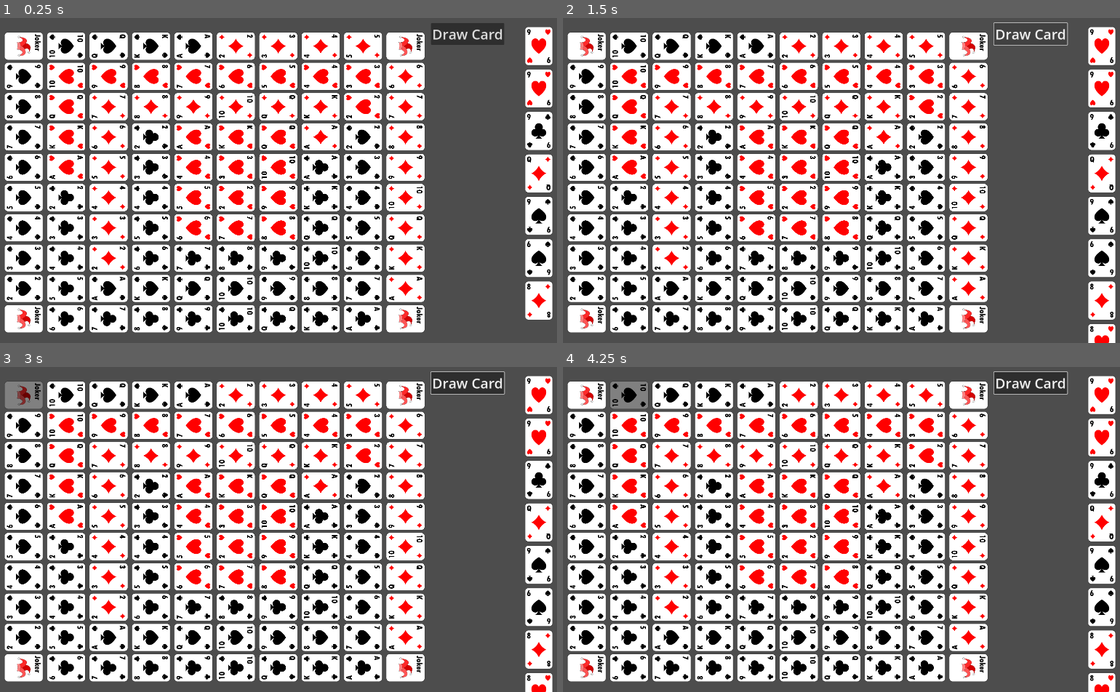
Above: before the commit, frames 1-4 (two rows, left to right).
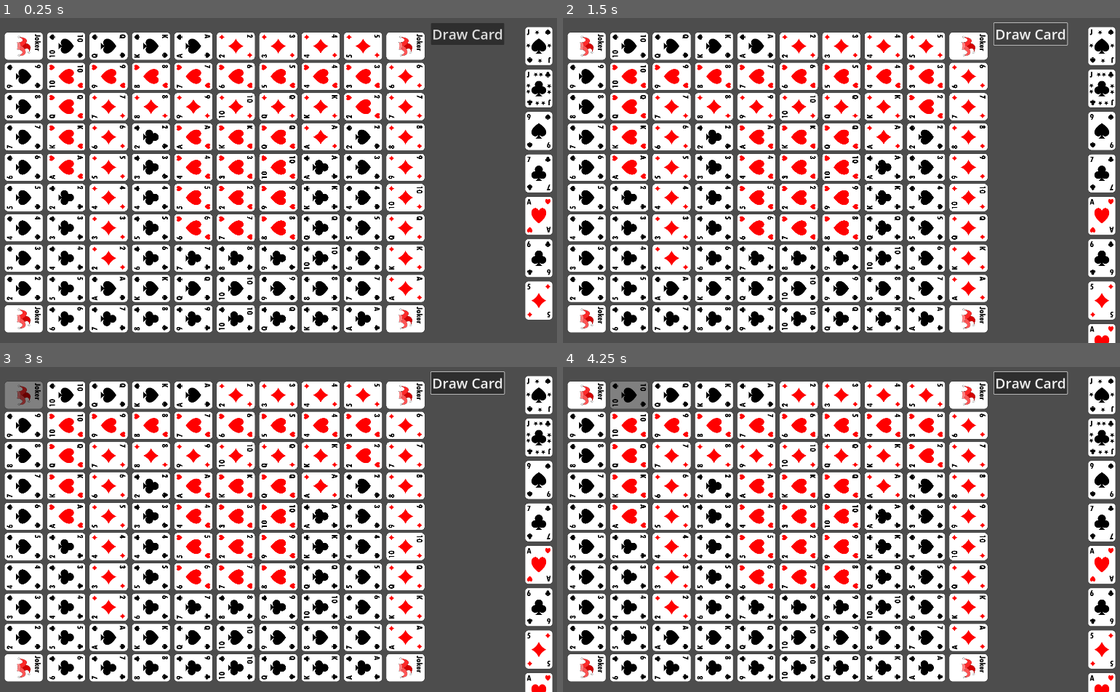
Above: after the commit, the same moments.

Repository: Aaron-Signer/sequence-board-game
Game: Godot game, scene res://scenes/game/game.tscn
Same seed, same stepped clock (60 frames per second), same inputs: the game is played once before the commit and once after it.
Inputs (mouse positions are in pixels of both pictures, inside the frame that each line leads up to):
- Up to frame 1 (0.25 s): no input
- Up to frame 2 (1.5 s): click "Draw Card" at 0.5 s; click "Draw Card" at 1.25 s
- Up to frame 3 (3 s): click "Draw Card" at 2 s; tap Enter at 2.75 s; move the mouse to (22, 396) at 2.77 s; press the mouse at (22, 396) at 2.78 s
- Up to frame 4 (4.25 s): tap Space at 3.5 s; move the mouse to (629, 396) at 3.52 s; release the mouse at (629, 396) at 3.53 s; click (629, 396) at 3.6 s

The runs differ from the first frame. In frame 1, 0.7% of the frame differs, in the area x 94-100%, y 3-93%; in frame 2, 0.8%, in the area x 94-100%, y 3-97%; in frame 3, 0.8%; in frame 4, 0.8%.

Commit message:
now place transparent coins as placeholders when selecting a card to play

Diff:
--- a/scenes/game/card/card.gd
+++ b/scenes/game/card/card.gd
@@ -3,7 +3,8 @@
 @onready var card: Sprite2D = $CardSprite
 @export var coin: PackedScene
 
-var loaded_coin:Node2D
+var loaded_coin: Coin
+var placeholder_coin: Coin
 
 var card_val_glob
 var is_board_card:bool = false
@@ -74,6 +75,8 @@
 			add_child(loaded_coin)
 			loaded_coin.position = Vector2(0,0)
 			GameState.card_played.emit(null)
+			if placeholder_coin != null:
+				placeholder_coin.queue_free()
 		elif !is_board_card:
 			GameState.card_played.emit(self)
 			queue_free()
@@ -82,18 +85,28 @@
 	if card2 != null:
 		played_card = card2.card_val_glob
 		if card2.card_val_glob.contains("2E") && loaded_coin == null:
-			card.modulate = Color(0, 0, 1, 1)
+			placeholder_coin = coin.instantiate()
+			add_child(placeholder_coin)
+			placeholder_coin.make_transparent()
+			#card.modulate = Color(0, 0, 1, 1)
 		else:
 			if card_val_glob == card2.card_val_glob && is_board_card:
 				if loaded_coin == null:
-					card.modulate = Color(0, 0, 1, 1)
+					placeholder_coin = coin.instantiate()
+					add_child(placeholder_coin)
+					placeholder_coin.make_transparent()
+					#card.modulate = Color(0, 0, 1, 1)
 				else:
 					card.modulate = Color(1, 0, 0, 1)
 			else:
-				card.modulate = Color(1, 1, 1, 1)
+				if placeholder_coin != null:
+					placeholder_coin.queue_free()
+				#card.modulate = Color(1, 1, 1, 1)
 	else:
 		played_card = ""
-		card.modulate = Color(1, 1, 1, 1)
+		if placeholder_coin != null:
+			placeholder_coin.queue_free()
+		#card.modulate = Color(1, 1, 1, 1)
 
 
 
--- /dev/null
+++ b/scenes/game/coin/coin.gd
@@ -0,0 +1,15 @@
+extends Node2D
+class_name Coin
+@onready var coinSprite: Sprite2D = $GoldCoin
+
+# Called when the node enters the scene tree for the first time.
+func _ready():
+	pass # Replace with function body.
+
+
+# Called every frame. 'delta' is the elapsed time since the previous frame.
+func _process(delta):
+	pass
+
+func make_transparent():
+	modulate = Color(.102, .839, .796, .6)
--- a/scenes/game/coin/coin.tscn
+++ b/scenes/game/coin/coin.tscn
@@ -1,9 +1,11 @@
-[gd_scene load_steps=2 format=3 uid="uid://bhagob7t8fdt2"]
+[gd_scene load_steps=3 format=3 uid="uid://bhagob7t8fdt2"]
 
 [ext_resource type="Texture2D" uid="uid://dnlwnr8m36br0" path="res://assets/coins/Gold Coin 256 x 256.png" id="1_eeugp"]
+[ext_resource type="Script" path="res://scenes/game/coin/coin.gd" id="1_vgih1"]
 
 [node name="Coin" type="Node2D"]
 modulate = Color(0.101961, 0.839216, 0.796078, 1)
+script = ExtResource("1_vgih1")
 
 [node name="GoldCoin" type="Sprite2D" parent="."]
 z_index = 1
--- a/scenes/game/game.gd
+++ b/scenes/game/game.gd
@@ -45,10 +45,11 @@
 	deck.append("HJ1E")
 	deck.append("HJ1E")
 	deck.append("CJ2E")
-	deck.append("CJ2E")
-	deck.append("SJ1E")
 	deck.append("SJ1E")
 	deck.shuffle()
+	deck.append("CJ2E")
+
+	deck.append("SJ1E")
 
 	for row in 10:
 		for col in 10:
